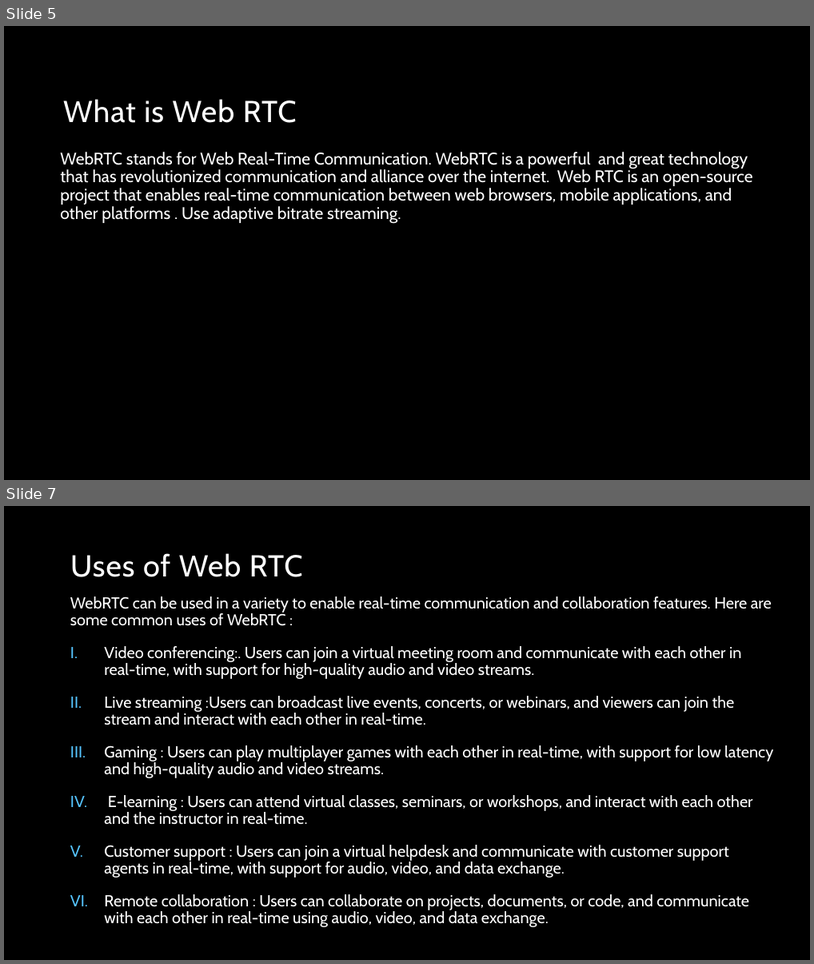
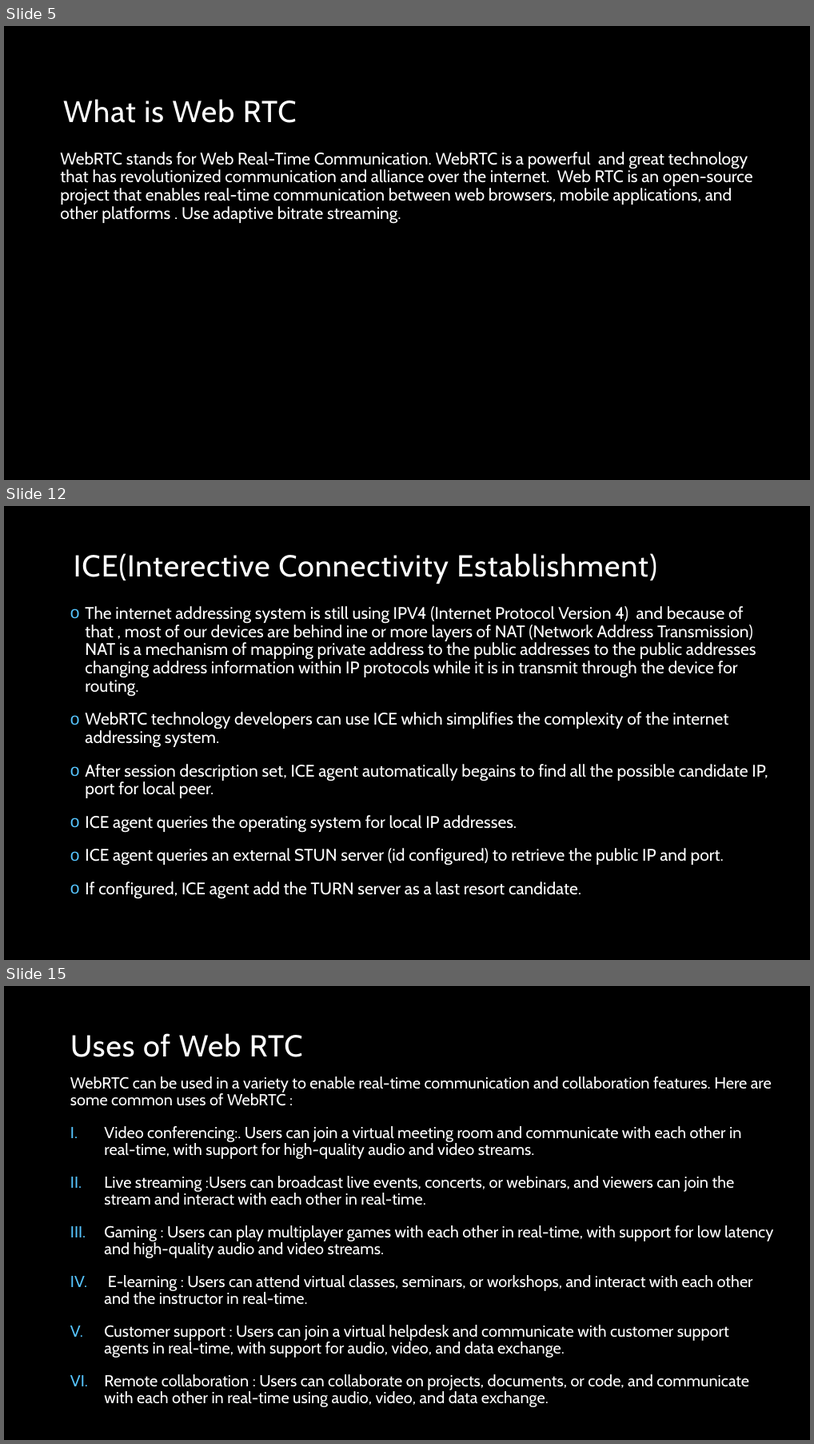
Before and after one commit to musarratChowdhury/ASPNETWEBRTC_PROJECT, a slide deck: Presentation/About WebRTC.pptx. Shown one above the other, each under a label of ours: slides 5 and 7 before the commit, slides 5, 12 and 15 after it; the slides between them are not shown. The pictures are 814x964 and 814x1444 pixels, drawn with LibreOffice and Linux fonts; fonts in the diff are those of the drawing; background and template pictures are left out. Boxes give left, top, right and bottom in pixels: in the first picture for what was removed or moved away, otherwise in the second. Text is boxed around its words. In the diff, an @@ line names an element or a change of style, - is before the commit and + after.

```diff
--- a/Presentation/About WebRTC.pptx
+++ b/Presentation/About WebRTC.pptx
@@ slide 12 added at (4,506,810,960), background picture (left out) @@
@@ title added at (74,553,657,584), 36 pt, text #FFFFFF @@
+ICE(Interective Connectivity Establishment)
@@ text added at (85,606,768,899), 20 pt, text #FFFFFF @@
+o The internet addressing system is still using IPV4 (Internet Protocol Version 4) and because of that , most of our devices are behind ine or more layers of NAT (Network Address Transmission) NAT is a mechanism of mapping private address to the public addresses to the public addresses changing address information within IP protocols while it is in transmit through the device for routing.
+o WebRTC technology developers can use ICE which simplifies the complexity of the internet addressing system.
+o After session description set, ICE agent automatically begains to find all the possible candidate IP, port for local peer.
+o ICE agent queries the operating system for local IP addresses.
+o ICE agent queries an external STUN server (id configured) to retrieve the public IP and port.
+o If configured, ICE agent add the TURN server as a last resort candidate.
@@ what was slide 7 is now slide 15 @@
```
Also in this commit, not shown: 2 slides changed, 7 other slides added, 1 slide removed.
